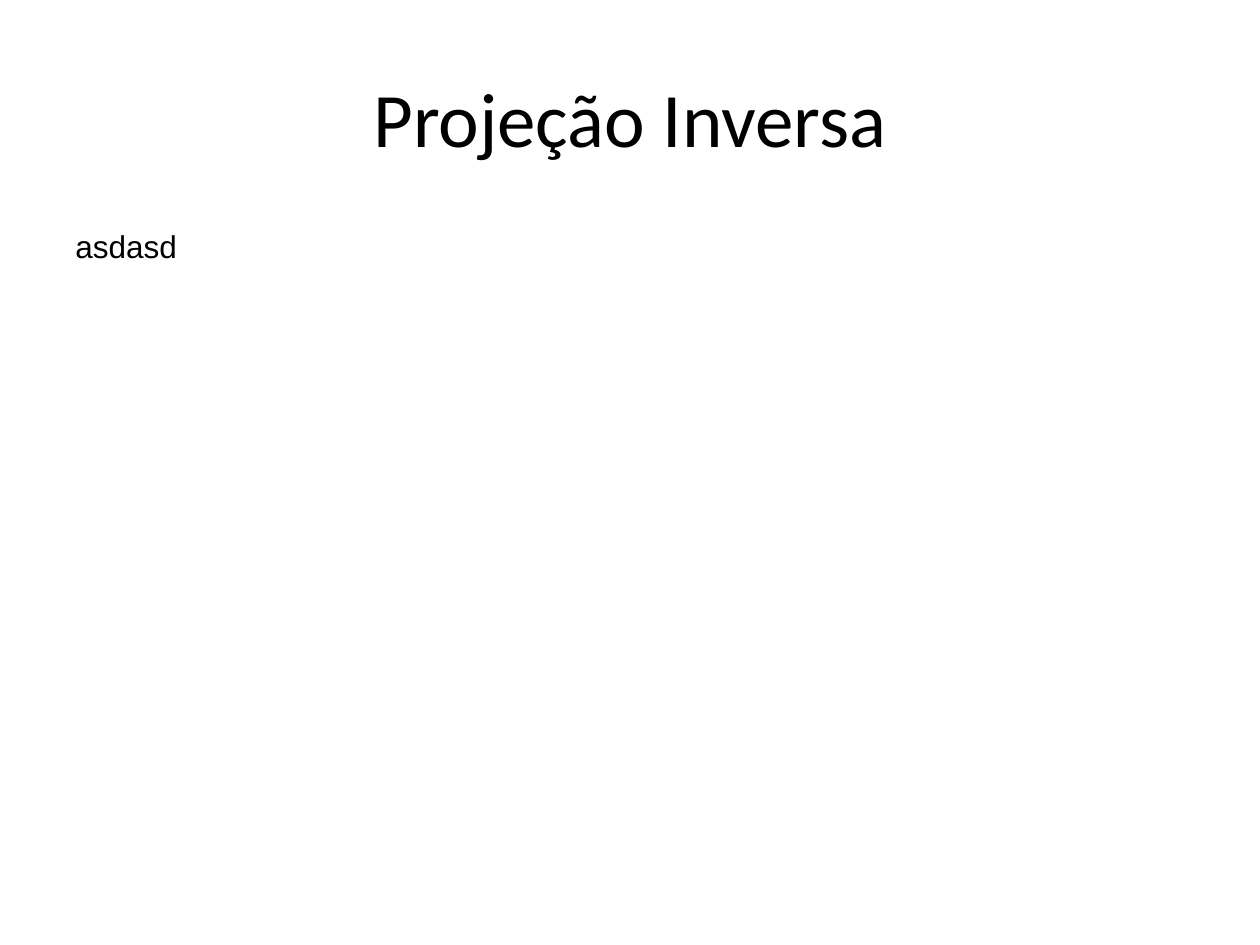
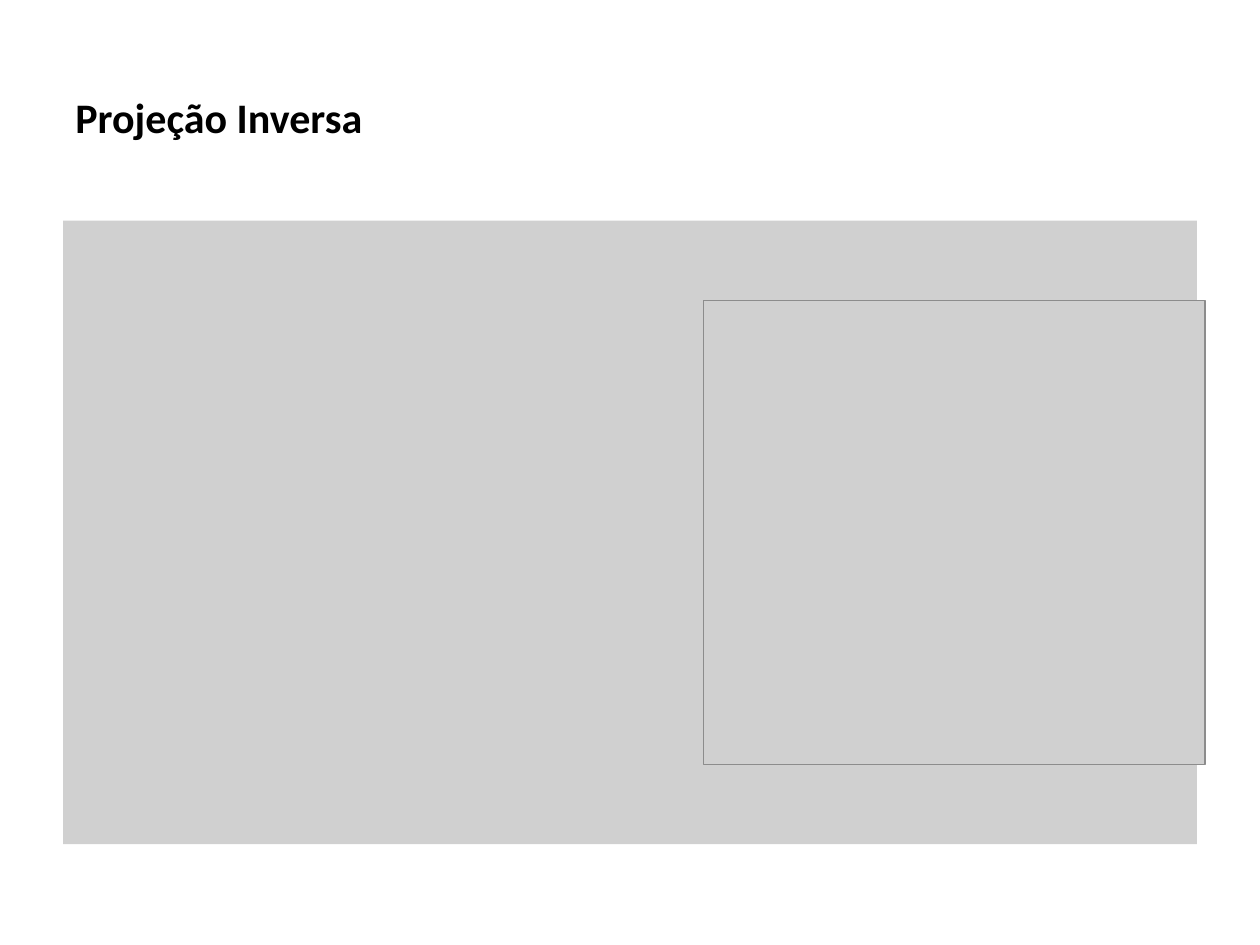
Before and after one commit to lquatrin/inf2031, a slide deck: slide 11 of pres.pptx [Repaired].pptx (slide 10 before the commit). Drawn at 1260x945 pixels with LibreOffice and Linux fonts; fonts in the diff are those of the drawing; grey boxes stand for pictures. Boxes give left, top, right and bottom in pixels: in the first picture for what was removed or moved away, otherwise in the second. Text is boxed around its words. In the diff, an @@ line names an element or a change of style, - is before the commit and + after.

```diff
--- a/pres.pptx [Repaired].pptx
+++ b/pres.pptx [Repaired].pptx
@@ text "Projeção Inversa" at (x1=75, y1=103, x2=363, y2=140): size 44 to 24 pt, bold on; alignment centre to justified @@
@@ picture added at (x1=63, y1=220, x2=1197, y2=844) @@
@@ text removed at (x1=75, y1=235, x2=177, y2=259) @@
-asdasd
@@ picture added at (x1=703, y1=300, x2=1205, y2=764) @@
```
Also in this commit, not shown: 3 other slides changed, 26 slides added, 3 slides removed, 4 other files.
